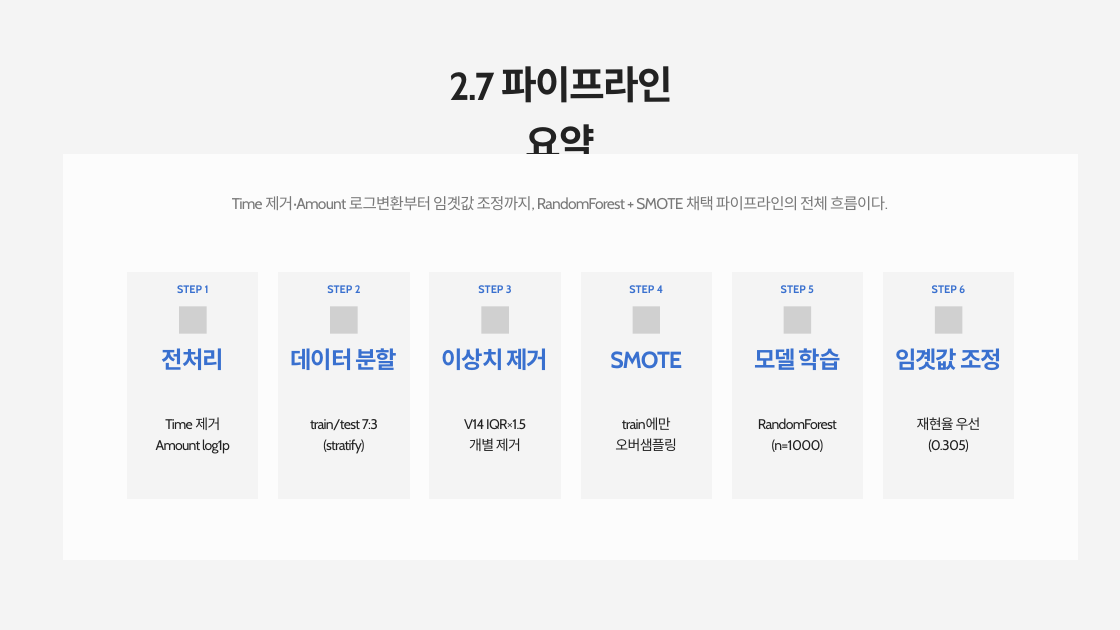
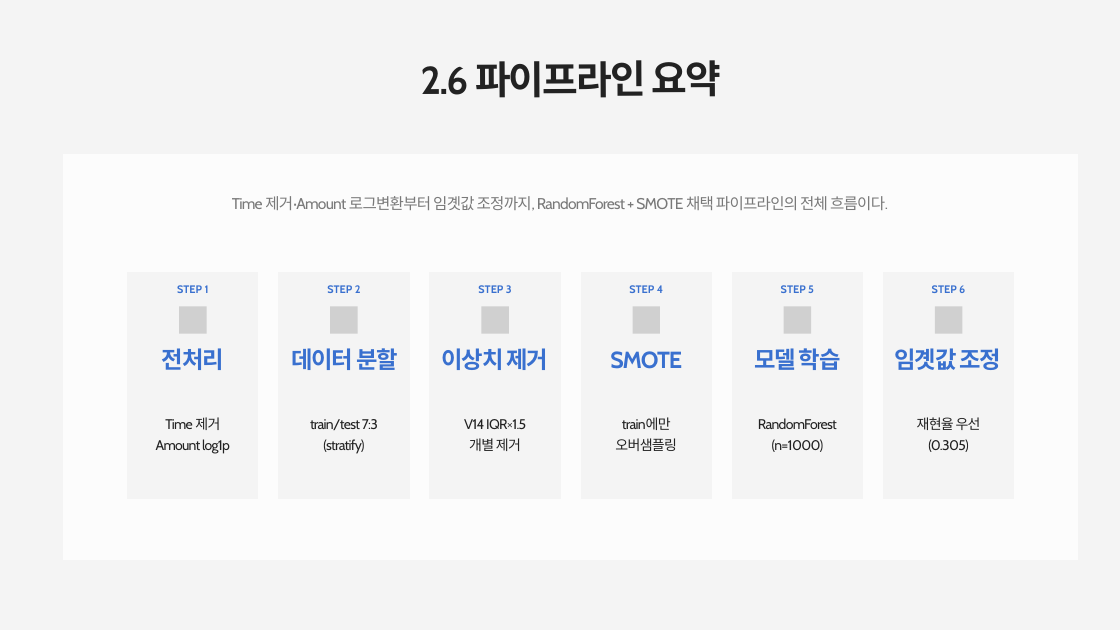
Before and after one commit to jcs19752510-ui/semi_project, a slide deck: slide 11 of report/4차/3_Credit_Card_Fraud_Detection(1).pptx (slide 13 before the commit). Drawn at 1120x630 pixels with LibreOffice and Linux fonts; fonts in the diff are those of the drawing; grey boxes stand for pictures. Boxes give left, top, right and bottom in pixels: in the first picture for what was removed or moved away, otherwise in the second. Text is boxed around its words. In the diff, an @@ line names an element or a change of style, - is before the commit and + after.

```diff
--- a/report/4차/3_Credit_Card_Fraud_Detection(1).pptx
+++ b/report/4차/3_Credit_Card_Fraud_Detection(1).pptx
@@ text at (421, 60, 721, 98): text changed @@
-2.7 파이프라인 요약
+2.6 파이프라인 요약
```
Also in this commit, not shown: 9 other slides changed, 1 slide removed, 2 other files.
